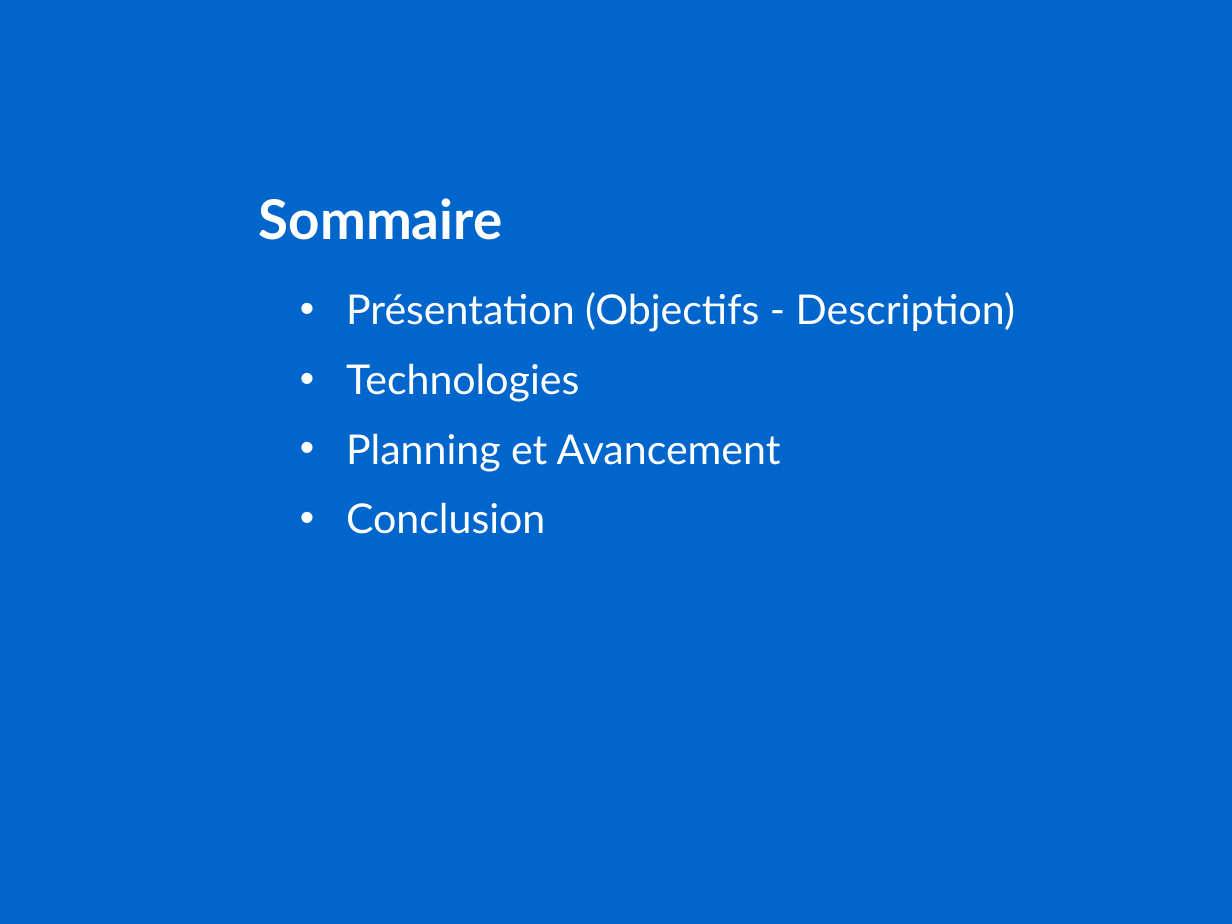
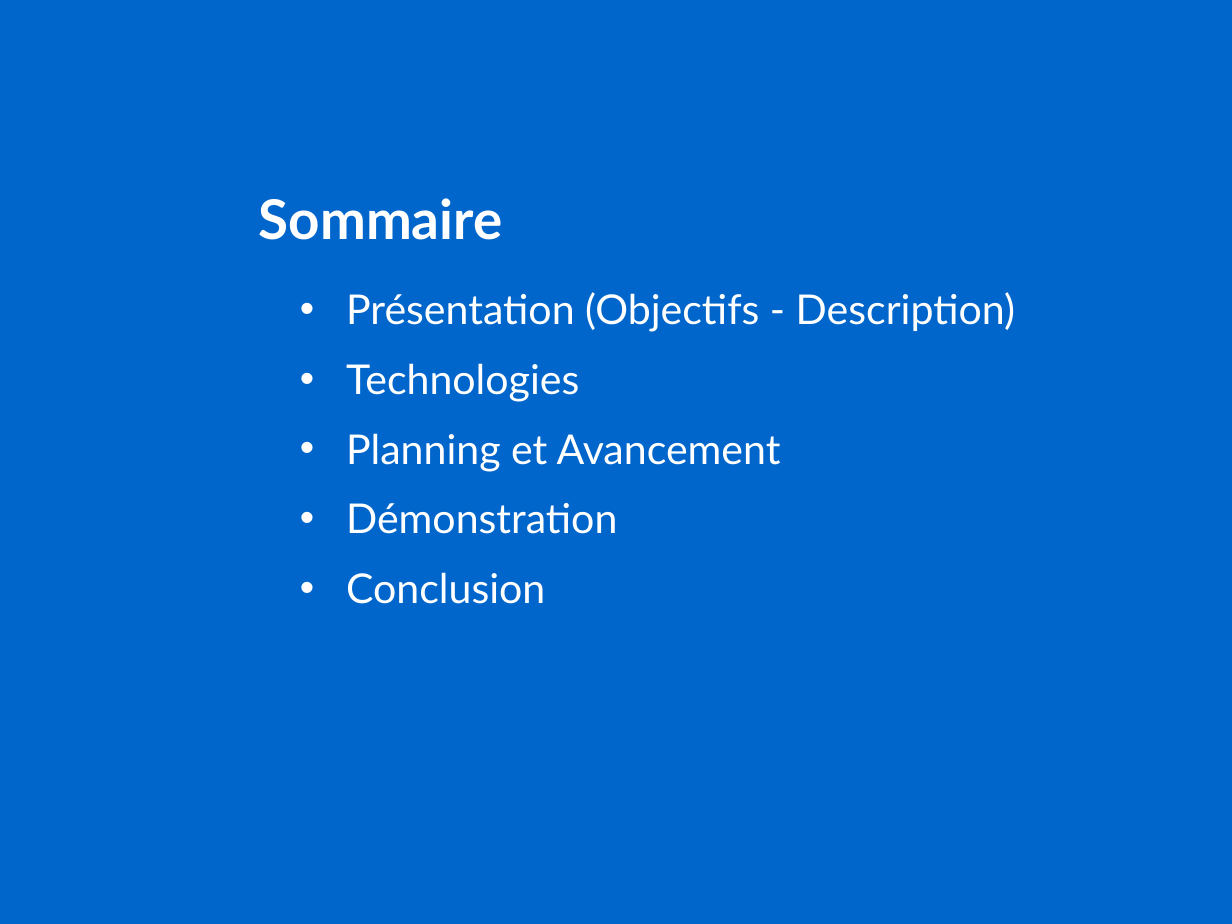
Before and after one commit to antoineNourZaf/PRO--OMP, a slide deck: slide 2 of Projet OMP.pptx. Drawn at 1232x924 pixels with LibreOffice and Linux fonts; fonts in the diff are those of the drawing; background and template pictures are left out. Boxes give left, top, right and bottom in pixels: in the first picture for what was removed or moved away, otherwise in the second. Text is boxed around its words. In the diff, an @@ line names an element or a change of style, - is before the commit and + after.

```diff
--- a/Projet OMP.pptx
+++ b/Projet OMP.pptx
@@ text at (346,503,617,534): paragraph added @@
+• Démonstration
```
Also in this commit, not shown: 5 other slides changed, 1 slide added, 5 other files.
